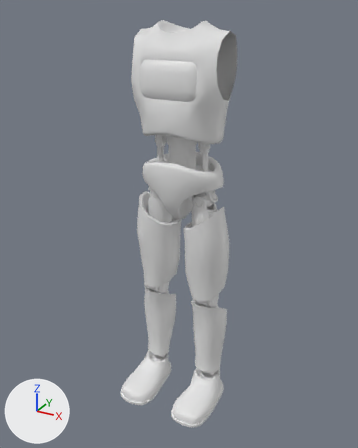
An edit to the Blender file Bodies/Bodies_WonderBodies/Bodies_WonderBodies_Males/Body_WonderBody_Male_Normal/Body_WonderBody_Male_Normal_TorsoLegs.blend, drawn before and after from the same camera.
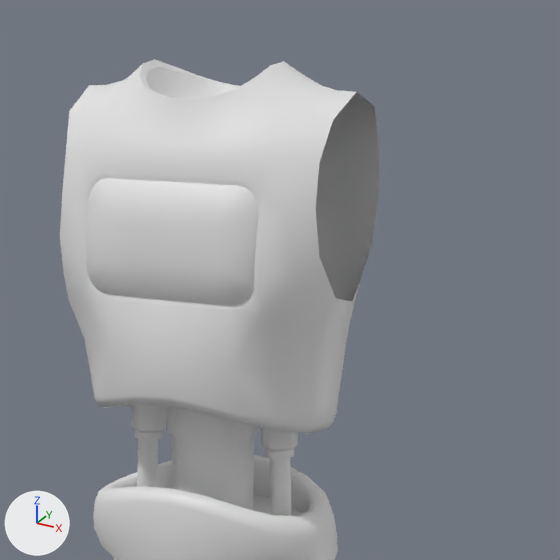
Old and new are each drawn whole from a 50 mm camera at (0.851, -1.572, 1.558) aimed at (0.007, -0.037, 0.791) and again close up on the part from 31% to 83% of the width and 0% to 42% of the height. The lights are fixed; the arrows at lower left show +X, +Y and +Z. The first two pictures are the older version.

Objects in the first close-up: 'Body_WonderBody_Male_Normal_TorsoLegs'.
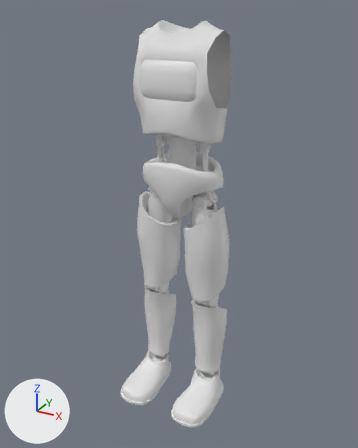
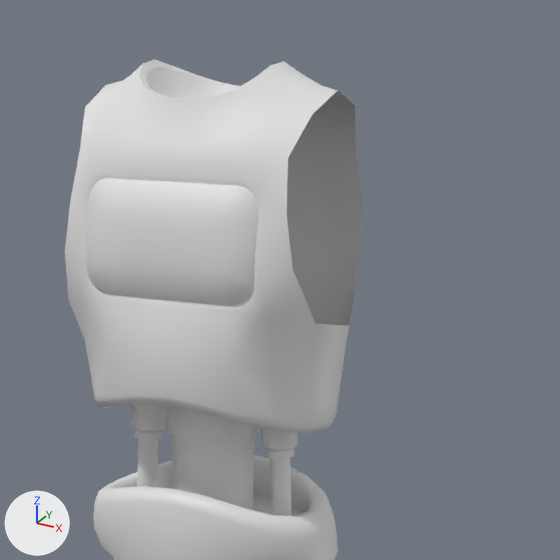
Where the newer file only moved an object's origin or applied its transform, the numbers keep the older frame.

The change in detail:
me_body_wonderbody_male_normal_torsolegs is used by ob_body_wonderbody_male_normal_torsolegs; location (0.0, 0.0, 0.0); scale (0.0981, 0.0981, 0.0981).
me_body_wonderbody_male_normal_torsolegs had 4060 vertices, 4422 faces and spanned x -2.1..2.1, y -2.4..1.2, z 0.0..15.4.
me_body_wonderbody_male_normal_torsolegs now has 4036 vertices, 4404 faces and spans x -2.1..2.1, y -2.4..1.2, z 0.0..15.4.
Part 1, on me_body_wonderbody_male_normal_torsolegs:
24 vertices are removed from x -1.8..1.8, y -0.7..1.0, z 12.9..15.1.
30 faces are deleted.
3 vertices in x 0.0, y 1.0..1.1, z 13.3..14.2 move by (0.0, 0.1, 0.0).
12 new faces join them.

Changed parts and their boxes [x1, y1, x2, y2] in the close-ups (560 x 560 px):
'Body_WonderBody_Male_Normal_TorsoLegs', reshaped
    before: [60, 59, 379, 560]
    after: [65, 59, 363, 560]
part 1 of me_body_wonderbody_male_normal_torsolegs, cut back
    before: [60, 71, 379, 326]
    after: [112, 71, 355, 226]
